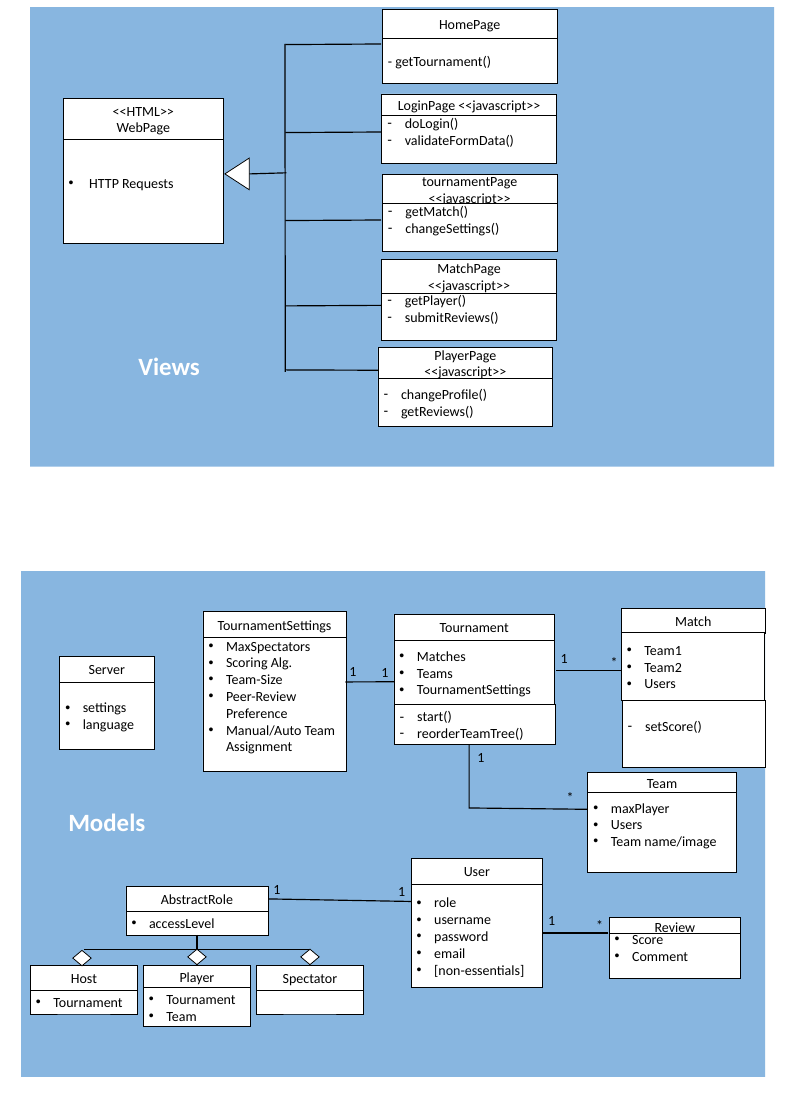
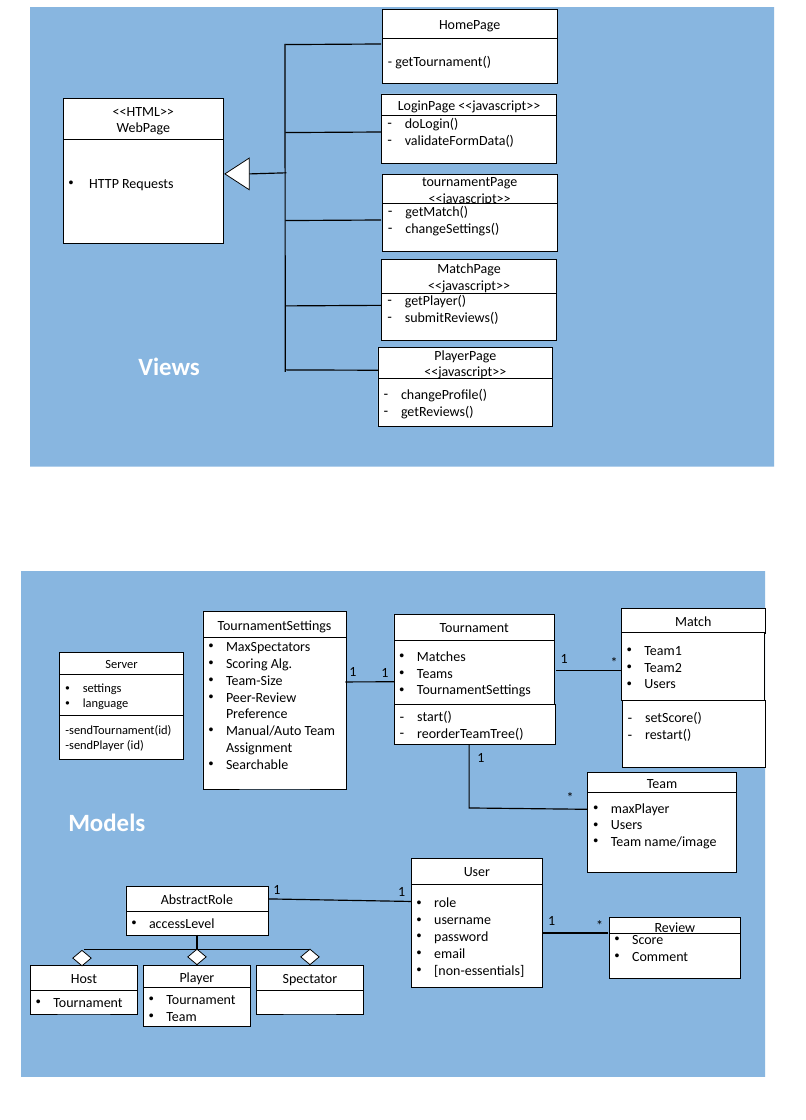
Before and after one commit to LukeShu/leaguer, a slide deck: slide 2 of docs/Images.pptx. Drawn at 806x1120 pixels with LibreOffice and Linux fonts; fonts in the diff are those of the drawing. Boxes give left, top, right and bottom in pixels: in the first picture for what was removed or moved away, otherwise in the second. Text is boxed around its words. In the diff, an @@ line names an element or a change of style, - is before the commit and + after.

```diff
--- a/docs/Images.pptx
+++ b/docs/Images.pptx
@@ rectangle "Server": place and size @@
-rectangle "Server" at [60,656,154,682]
+rectangle "Server" at [60,653,184,674]
@@ rectangle "Server" at [60,653,184,674]: size 18 to 16 pt @@
@@ rectangle "MaxSpectators": place and size @@
-rectangle "MaxSpectators" at [203,637,346,771]
+rectangle "MaxSpectators" at [203,637,346,789]
@@ rectangle "settings" at [60,674,184,715]: size 18 to 16 pt @@
@@ rectangle "settings": place and size @@
-rectangle "settings" at [60,682,154,749]
+rectangle "settings" at [60,674,184,715]
@@ rectangle added at [60,715,184,758], fill #FFFFFF, outline #000000 1 pt, 16 pt, text #000000 @@
+-sendTournament(id)
+-sendPlayer (id)
@@ text in rectangle at [645,729,691,741]: paragraph added @@
+– restart()
@@ text in rectangle at [226,759,288,769]: paragraph added @@
+• Searchable
```
Also in this commit, not shown: 1 other file.
